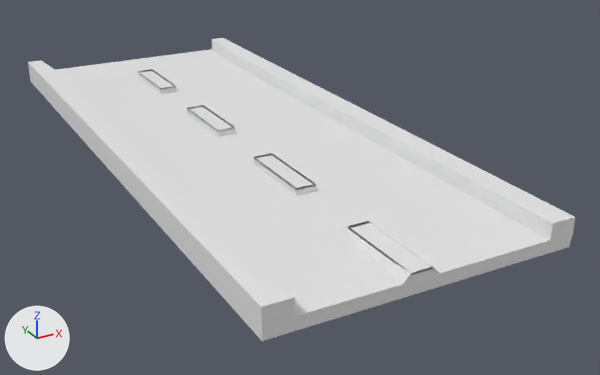
The FBX model Assets/Objects/Road.fbx: old version first, new version second.
One viewpoint serves both versions: a 50 mm lens placed at (-4.95, -11.08, 4.57), pointed at (0.72, -0.78, -0.59). Arrows for +X, +Y and +Z are at lower left; the lights stay in place. Where no turn or scale is listed for an object, it has been applied to the vertices.
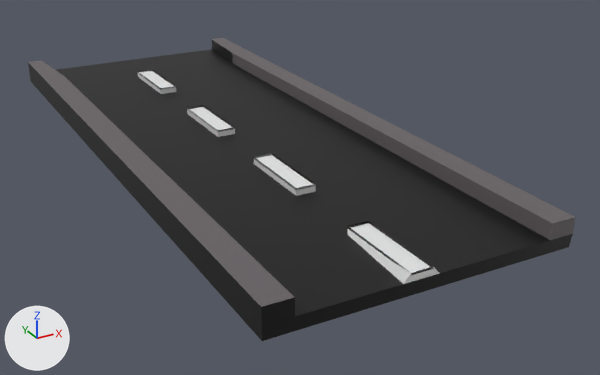
Where the newer file only moved an object's origin or applied its transform, the numbers keep the older frame.

Where the change shows, as pixel boxes [x1, y1, x2, y2] in the pictures (600 x 375 px):
part 1 of me_plane, recoloured (white to black)
    both: [28, 40, 573, 341]
part 2 of me_plane, recoloured (white to grey)
    both: [212, 38, 575, 240]
part 3 of me_plane, recoloured (white to grey)
    both: [28, 60, 294, 307]

Diff of the bpy script that builds the scene:
```diff
--- a/Assets/Objects/Road.fbx.py
+++ b/Assets/Objects/Road.fbx.py
@@ mat_grey @@
+mat_grey = principled_material('Grey')
+mat_grey.base_color = (0.133, 0.117, 0.124)  # dark grey #666063
@@ mat_white @@
+mat_white = principled_material('White')
+mat_white.base_color = (0.8, 0.8, 0.8)  # white #e7e7e7
@@ mat_black @@
+mat_black = principled_material('Black')
+mat_black.base_color = (0.0, 0.0, 0.0)  # black #000000
@@ me_plane @@
 me_plane.from_pydata(...)  # 176 vertices, 174 faces; spans x -2.02..2.03, y -5.0..5.0, z 0.0..0.38
 # used by ob_plane; location = (0.0, 0.0, 0.0)
+# me_plane part 1: 112 of the faces centred in x -2.02..2.02, y -5.0..5.0, z 0.0..0.28 switch from no material to mat_black (black #000000)
+# me_plane part 2: 24 of the faces centred in x 1.68..2.03, y -5.0..4.37, z 0.28..0.38 switch from no material to mat_grey (dark grey #666063)
+# me_plane part 3: 16 of the faces centred in x -1.87..-1.66, y -4.37..4.37, z 0.28..0.38 switch from no material to mat_grey (dark grey #666063)
+me_plane.materials.append(mat_white)  # white #e7e7e7
```
